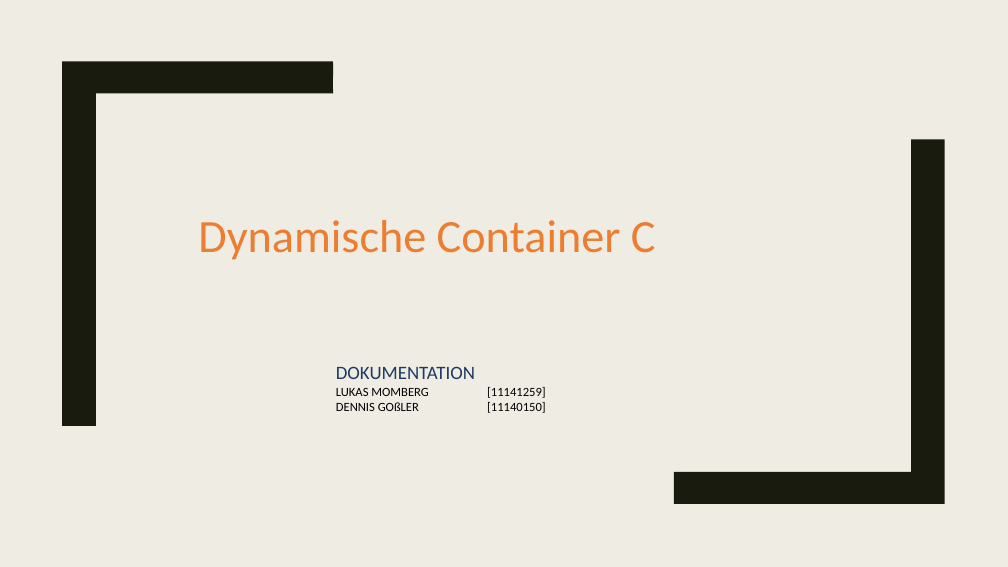
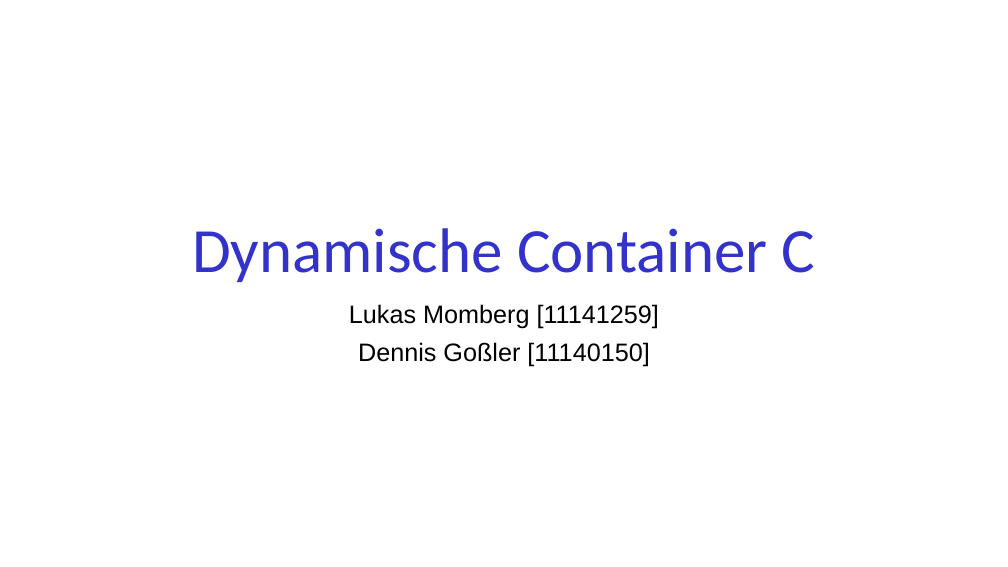
Before and after one commit to DennisGoss99/InPr_DynamicCollections, a slide deck: slide 1 of Dokumentation/Container - Präsentation.pptx. Drawn at 1008x567 pixels with LibreOffice and Linux fonts; fonts in the diff are those of the drawing. Boxes give left, top, right and bottom in pixels: in the first picture for what was removed or moved away, otherwise in the second. Text is boxed around its words. In the diff, an @@ line names an element or a change of style, - is before the commit and + after.

```diff
--- a/Dokumentation/Container - Präsentation.pptx
+++ b/Dokumentation/Container - Präsentation.pptx
@@ background #EFEDE3 to #FFFFFF @@
@@ freeform shape removed at bbox=[62, 61, 333, 426] @@
@@ title "Dynamische Container C": place and size @@
-title "Dynamische Container C" at bbox=[198, 220, 656, 260]
+title "Dynamische Container C" at bbox=[192, 228, 816, 282]
@@ title "Dynamische Container C" at bbox=[192, 228, 816, 282]: size 44 to 60 pt, text colour #ED7D31 to #3333CC; alignment left to centre; line spacing 1 to 0.9; vertical alignment middle to bottom @@
@@ freeform shape removed at bbox=[675, 139, 945, 504] @@
@@ subtitle at bbox=[349, 304, 659, 366]: text changed; size 12 to 24 pt; font Calibri to Arial @@
-DOKUMENTATION
-LUKAS MOMBERG [11141259]
-DENNIS GOßLER [11140150]
+Lukas Momberg [11141259]
+Dennis Goßler [11140150]
```
Also in this commit, not shown: 12 slides added, 13 slides removed.
